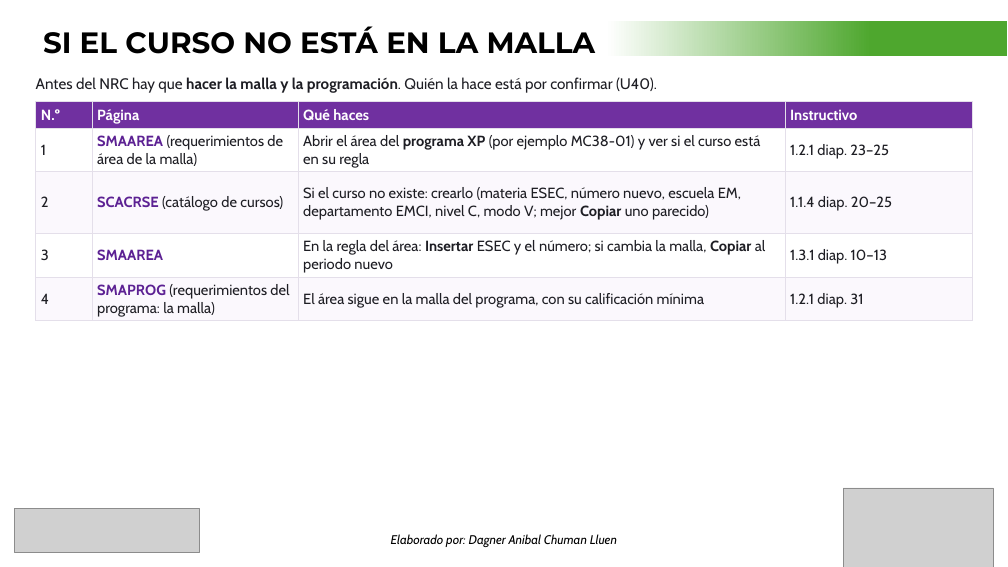
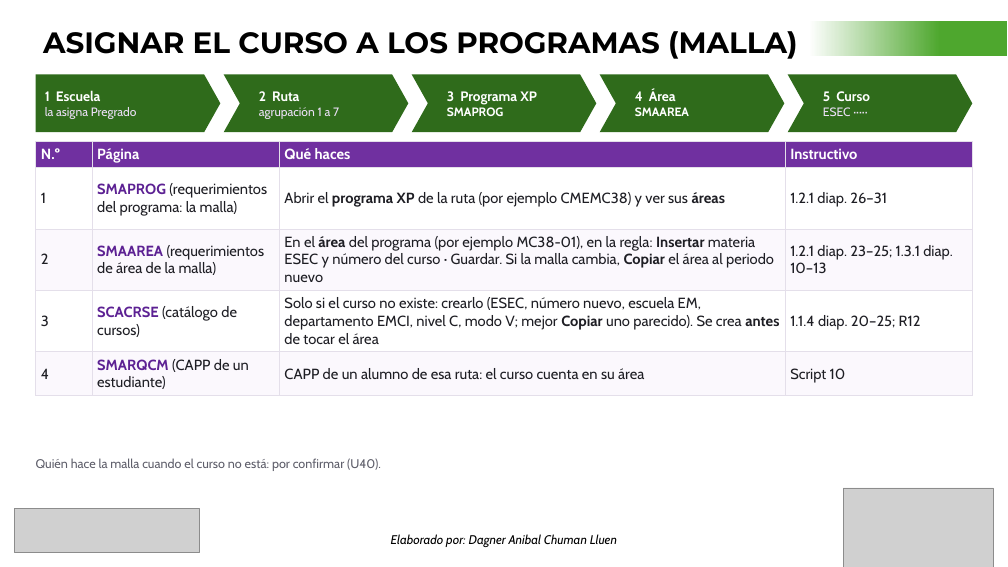
Before and after one commit to dagnerchuman/ellucian-instructivos, a slide deck: slide 11 of docs/presentaciones/RUTA DE APRENDIZAJE - INSCRIPCIÓN, NRC Y PROGRAMAS - CENTRO DE INFORMÁTICA.pptx. Drawn at 1008x567 pixels with LibreOffice and Linux fonts; fonts in the diff are those of the drawing; grey boxes stand for pictures. Boxes give left, top, right and bottom in pixels: in the first picture for what was removed or moved away, otherwise in the second. Text is boxed around its words. In the diff, an @@ line names an element or a change of style, - is before the commit and + after.

```diff
--- a/docs/presentaciones/RUTA DE APRENDIZAJE - INSCRIPCIÓN, NRC Y PROGRAMAS - CENTRO DE INFORMÁTICA.pptx
+++ b/docs/presentaciones/RUTA DE APRENDIZAJE - INSCRIPCIÓN, NRC Y PROGRAMAS - CENTRO DE INFORMÁTICA.pptx
@@ rectangle resized from (x1=606, y1=20, x2=1008, y2=57) to (x1=809, y1=20, x2=1008, y2=57) @@
@@ text at (x1=43, y1=31, x2=798, y2=59): text changed @@
-SI EL CURSO NO ESTÁ EN LA MALLA
+ASIGNAR EL CURSO A LOS PROGRAMAS (MALLA)
@@ text removed at (x1=36, y1=77, x2=657, y2=93) @@
-Antes del NRC hay que hacer la malla y la programación. Quién la hace está por confirmar (U40).
@@ pentagon arrow added at (x1=36, y1=74, x2=220, y2=132), fill #2F6B1B, 11.5 pt, text #EDE0F8 @@
+1 Escuela
+la asigna Pregrado
@@ chevron added at (x1=224, y1=74, x2=408, y2=132), fill #2F6B1B, 11.5 pt, text #EDE0F8 @@
+2 Ruta
+agrupación 1 a 7
@@ chevron added at (x1=412, y1=74, x2=597, y2=132), fill #2F6B1B, 13 pt, text #FFFFFF, bold @@
+3 Programa XP
+SMAPROG
@@ chevron added at (x1=600, y1=74, x2=784, y2=132), fill #2F6B1B, 11.5 pt, text #FFFFFF, bold @@
+4 Área
+SMAAREA
@@ chevron added at (x1=788, y1=74, x2=972, y2=132), fill #2F6B1B, 11.5 pt, text #EDE0F8 @@
+5 Curso
+ESEC ·····
@@ table at (x1=36, y1=141, x2=972, y2=395) @@
-row 2: 1 | SMAAREA (requerimientos de área de la malla) | Abrir el área del programa XP (por ejemplo MC38-01) y ver si el curso está en su regla | 1.2.1 diap. 23–25
+row 2: 1 | SMAPROG (requerimientos del programa: la malla) | Abrir el programa XP de la ruta (por ejemplo CMEMC38) y ver sus áreas | 1.2.1 diap. 26–31
-row 3: 2 | SCACRSE (catálogo de cursos) | Si el curso no existe: crearlo (materia ESEC, número nuevo, escuela EM, departamento EMCI, nivel C, modo V; mejor Copiar uno parecido) | 1.1.4 diap. 20–25
+row 3: 2 | SMAAREA (requerimientos de área de la malla) | En el área del programa (por ejemplo MC38-01), en la regla: Insertar materia ESEC y número del curso · Guardar. Si la malla cambia, Copiar el área al periodo nuevo | 1.2.1 diap. 23–25; 1.3.1 diap. 10–13
-row 4: 3 | SMAAREA | En la regla del área: Insertar ESEC y el número; si cambia la malla, Copiar al periodo nuevo | 1.3.1 diap. 10–13
+row 4: 3 | SCACRSE (catálogo de cursos) | Solo si el curso no existe: crearlo (ESEC, número nuevo, escuela EM, departamento EMCI, nivel C, modo V; mejor Copiar uno parecido). Se crea antes de tocar el área | 1.1.4 diap. 20–25; R12
-row 5: 4 | SMAPROG (requerimientos del programa: la malla) | El área sigue en la malla del programa, con su calificación mínima | 1.2.1 diap. 31
+row 5: 4 | SMARQCM (CAPP de un estudiante) | CAPP de un alumno de esa ruta: el curso cuenta en su área | Script 10
@@ table resized from (x1=36, y1=102, x2=972, y2=321) to (x1=36, y1=141, x2=972, y2=395) @@
@@ text added at (x1=36, y1=458, x2=381, y2=471), 12 pt, text #5F5F6B @@
+Quién hace la malla cuando el curso no está: por confirmar (U40).
```
Also in this commit, not shown: 6 other slides changed, 9 other files.
